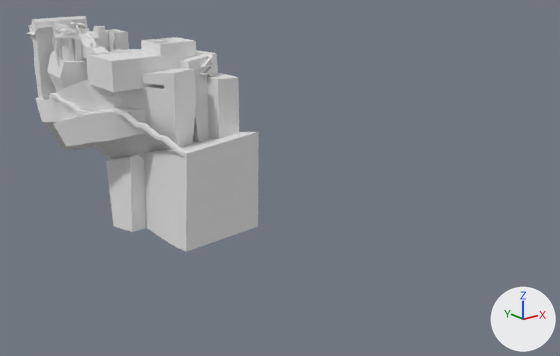
Before and after pictures for a commit that changed the Blender file RPG/RPG/data/assets/terrain/tos.blend.
Before and after are seen from a camera (50 mm lens) standing at (-698.0, -1559.0, 197.0) and looking at (223.0, -408.0, -264.0). The lights are fixed; the arrows at lower right show +X, +Y and +Z. Materials are left out; every surface is plain grey.

Names of what the first picture shows: 'gard_ground', 'gard_structure', 'tos_ground', 'tos_structure'.
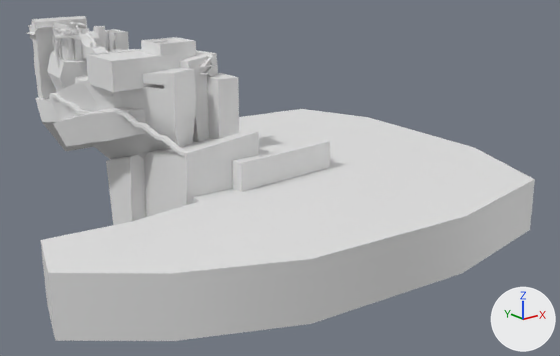
What differs and where, as boxes [x1, y1, x2, y2] in the pictures (560 x 356 px):
'gard_ground', reshaped (135% wider, 44% taller): before [49, 49, 259, 252]; after [41, 49, 535, 341]
part 1 of me_cube_013, added: after [41, 109, 535, 341]
part 3 of me_cube_013, added: after [232, 131, 330, 192]

What the commit changed:
me_cube_013 is used by ob_gard_ground; location (0.0, -256.0, 0.0).
Verts and faces of me_cube_013; kept vertices keep their numbers, new ones are numbered from 141.
me_cube_013 had 141 vertices, 140 faces and spanned x -152.0..114.0, y -235.0..153.0, z -346.0..-7.0.
me_cube_013 now has 195 vertices, 188 faces and spans x -345.0..641.0, y -578.0..231.0, z -346.0..-7.0.
me_cube_013 part 1: a new loose piece of 30 vertices spanning x -345.0..641.0, y -578.0..231.0, z -336.0..-231.0.
me_cube_013 part 2: a new loose piece of 16 vertices spanning x -8.0..311.0, y -222.0..107.0, z -315.0..-210.0.
Part 3, on me_cube_013:
New vertex 141 is at (48.0, -142.0, -316.0).
New vertex 142 is at (48.0, -141.0, -180.0).
New vertex 143 is at (267.0, -127.0, -180.0).
New vertices 144, 145, 146 stand at vertices 141, 142, 143, in that order, plus (7.0, -113.0, 1.0).
New vertex 147 is at (267.0, -128.0, -315.0).
New vertex 148 is at (274.0, -242.0, -314.0).
New faces: (141, 144, 145, 142), (142, 145, 146, 143), (143, 146, 148, 147), (141, 147, 148, 144), (141, 142, 143, 147), (144, 148, 146, 145).
